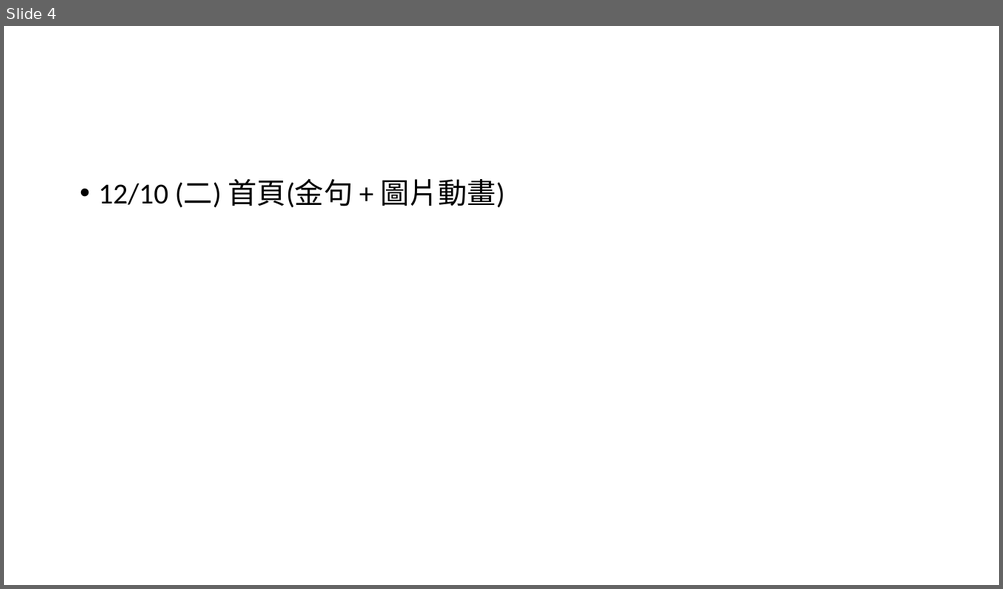
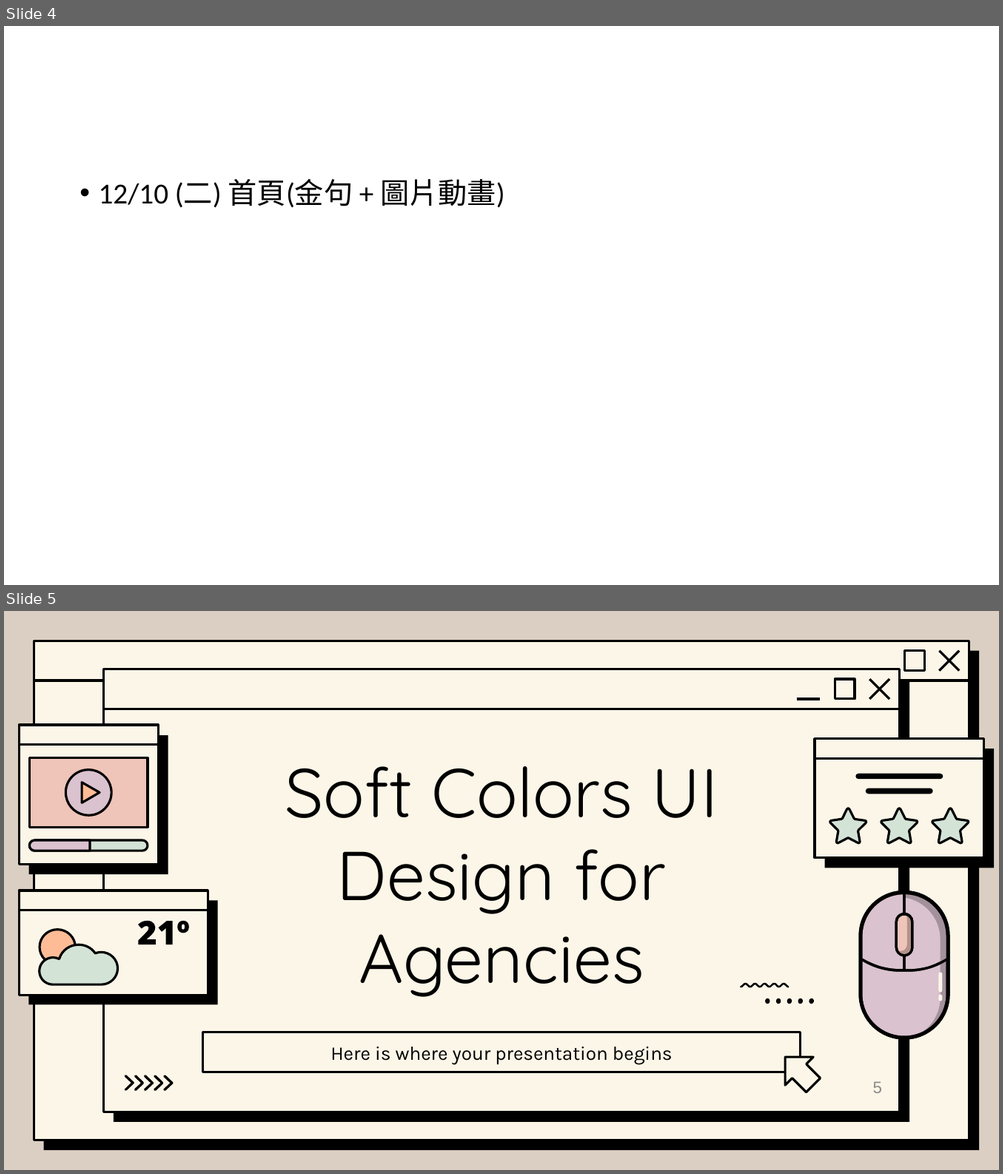
Before and after one commit to tim93009/iSpan_Midterm-Project, a slide deck: 簡報檔/midterm project_chang.pptx. Shown one above the other, each under a label of ours: slide 4 before the commit, slides 4 and 5 after it. The pictures are 1003x589 and 1003x1174 pixels, drawn with LibreOffice and Linux fonts; fonts in the diff are those of the drawing; background and template pictures are left out. Boxes give left, top, right and bottom in pixels: in the first picture for what was removed or moved away, otherwise in the second. Text is boxed around its words. In the diff, an @@ line names an element or a change of style, - is before the commit and + after.

```diff
--- a/簡報檔/midterm project_chang.pptx
+++ b/簡報檔/midterm project_chang.pptx
@@ slide 5 added at [4,611,999,1170], background #DBCFC3 @@
@@ group added at [34,641,979,1150]: 3 lines, 2 rounded rectangles, 1 rectangle @@
@@ group added at [103,669,910,1122]: 4 lines, 2 rounded rectangles, 1 rectangle @@
@@ group added at [19,725,168,875]: 4 freeform shapes, 3 rounded rectangles, 1 line @@
@@ title added at [284,766,718,997], 66.7 pt, text #000000 @@
+Soft Colors UI Design for Agencies
@@ group added at [814,738,994,869]: 5 freeform shapes, 2 rounded rectangles, 1 line @@
@@ group added at [19,891,217,1005]: 5 freeform shapes, 2 rounded rectangles, 1 line @@
@@ group added at [858,891,949,1040]: 10 freeform shapes @@
@@ freeform shape added at [740,982,790,988], fill #000000 @@
@@ freeform shape added at [765,999,815,1005], fill #000000 @@
@@ subtitle added at [203,1033,800,1072], outline #000000 2.25 pt, 18.7 pt, text #000000 @@
+Here is where your presentation begins
@@ up arrow added at [771,1044,827,1099], fill #FCF6E8, outline #000000 2.25 pt @@
@@ freeform shape added at [123,1074,173,1092], fill #000000 @@
@@ page number added at [873,1082,882,1093], 16 pt, text #8C8C8C @@
+5
```
Also in this commit, not shown: 3 other slides added, 1 other file.
